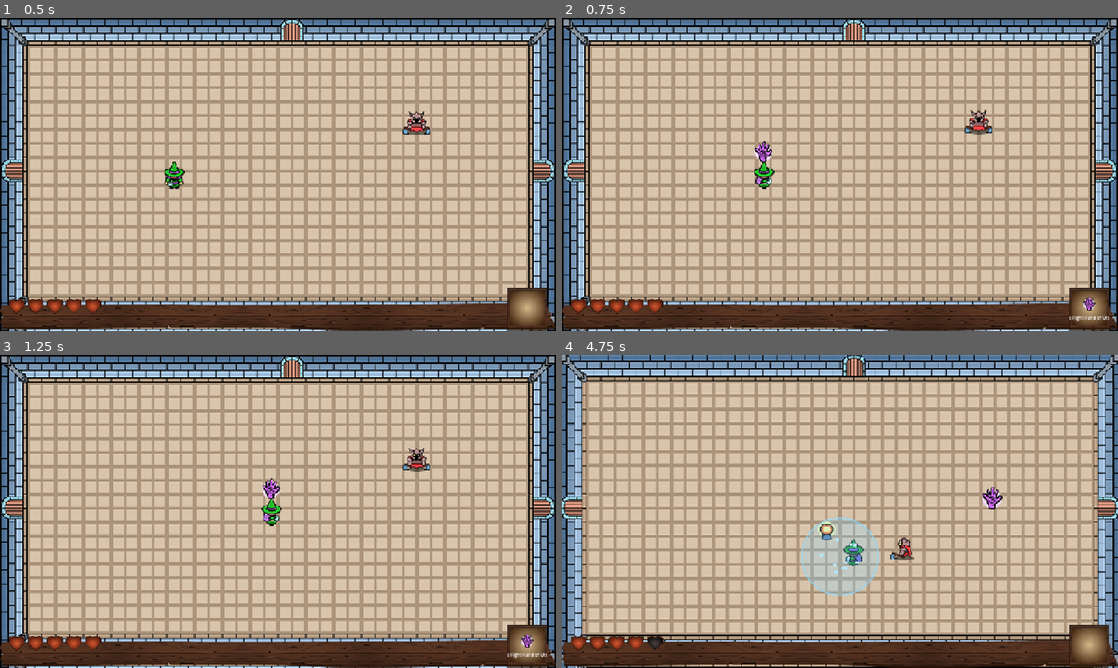
Above: before the commit, frames 1-4 (two rows, left to right).
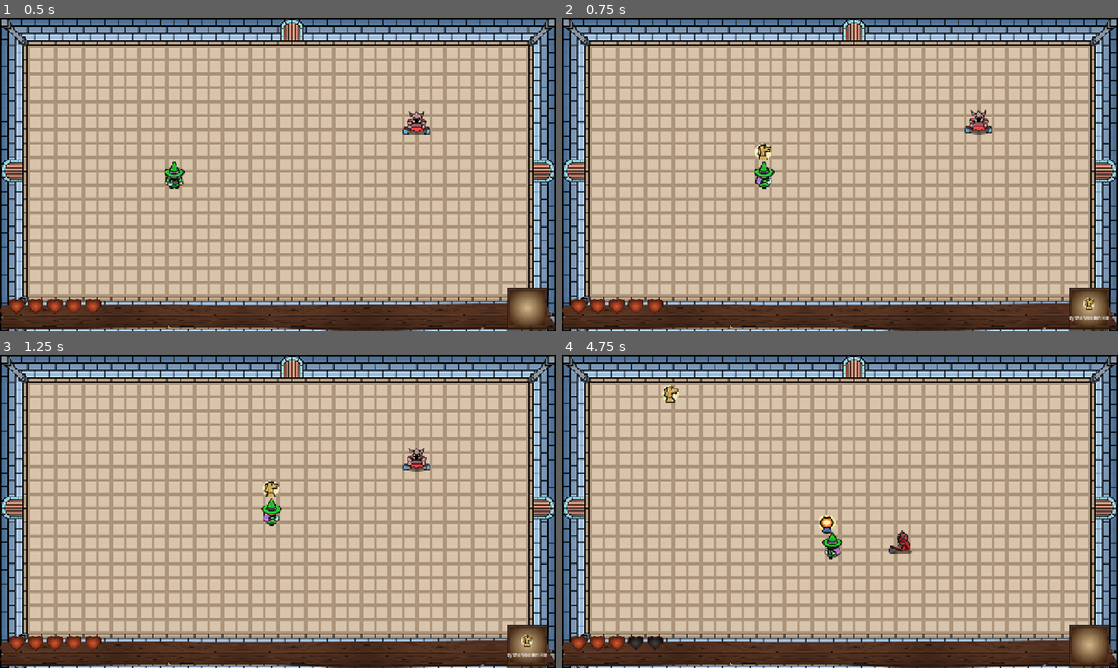
Above: after the commit, the same moments.

Repository: caiooliveira-tech/The-Bag-of-Holding
Game: Godot game, scene res://rooms/room_01.tscn
Same seed, same stepped clock (60 frames per second), same inputs: the game is played once before the commit and once after it.
Inputs:
- Up to frame 1 (0.5 s): no input
- Up to frame 2 (0.75 s): hold D (move_right) from 0.53 s (still down); hold Space (attack) from 0.53 s (still down)
- Up to frame 3 (1.25 s): keep holding D (move_right); keep holding Space (attack)
- Up to frame 4 (4.75 s): release D (move_right) at 1.28 s; release Space (attack) at 1.28 s; hold S (move_down) 1.28-2.03 s; tap Space (attack) at 1.35, 3.05, 4.35 s; hold D (move_right) 2.03-2.78 s; hold Space (attack) 2.03-2.78 s; tap Q (dash) at 2.1 s; hold W (move_up) 2.78-3.53 s; tap E (special) at 2.85 s; hold Space (attack) 3.53-4.28 s; hold A (move_left) from 3.53 s (still down)

Frame 1 is identical in both runs. In frame 2, 0.3% of the frame differs, in the area x 34-99%, y 39-97%; in frame 3, 0.3%; in frame 4, 35%, in the area x 0-100%, y 0-100%.

Commit message:
Items: Left Hand of Ursula (knockback) + Troy the Wooden Horse (L-charge)
Specs 011 + 012, pulled forward from the post-MVP cut list.

Left Hand of Ursula (Spec 011):
- New KnockbackAreaEffect subclass - framework untouched again - shoves
  every character in radius away from the blast center (player included)
- Player and Enemy gain apply_knockback(); enemy decays _knockback in
  movement like the player already did
- 3s / 1-tile radius; purple ring + shove particles; medium camera shake
- Sheet icon (192, 64)

Troy the Wooden Horse (Spec 012):
- A normal bomb (countdown/blink/despawn) whose THROW is an L-charge
  instead of a 2-tile hop: charge_on_throw on MagicItemResource, raycast
  wall detection + one 90-degree turn toward open space, stop at the 2nd wall
- Contact damage once per target while charging; launch grace so the
  thrower isn't hit at spawn (the L-return can still hit them - pillar 4)
- effect is null; _trigger guards it. Sheet icon (192, 96). L verified visually
- Both added to item_pool.tres (draw pool now 4 items)
- Smoke test +3 checks (knockback shove, Troy contact, Troy charge) - 27/27 PASS

Co-Authored-By: Claude Fable 5 <noreply@anthropic.com>

Diff:
--- a/entities/enemies/enemy.gd
+++ b/entities/enemies/enemy.gd
@@ -14,9 +14,13 @@
 
 var hits_remaining: int = 0
 
+## Knockback decay (Spec 011): shared feel with the player's hit-knockback.
+const KNOCKBACK_DECAY: float = 900.0
+
 var _active: bool = true
 var _dying: bool = false
 var _bob_time: float = 0.0
+var _knockback: Vector2 = Vector2.ZERO
 var _facing: Vector2 = Vector2.DOWN
 var _player: Player
 var _attack_timer: float = 0.0
@@ -67,6 +71,9 @@
 			_attack()
 	if velocity != Vector2.ZERO:
 		_facing = velocity.normalized()
+	# Knockback rides on top of intended movement, then decays (Spec 011).
+	velocity += _knockback
+	_knockback = _knockback.move_toward(Vector2.ZERO, KNOCKBACK_DECAY * delta)
 	move_and_slide()
 	_update_animation()
 	_update_idle_bob(delta)
@@ -76,6 +83,11 @@
 ## Inactive enemies still take damage — only behavior is paused.
 func set_active(value: bool) -> void:
 	_active = value
+
+
+## Shove impulse (Spec 011, Left Hand of Ursula), decays in movement.
+func apply_knockback(impulse: Vector2) -> void:
+	_knockback = impulse
 
 
 func is_frozen() -> bool:
--- a/entities/player/player.gd
+++ b/entities/player/player.gd
@@ -101,6 +101,11 @@
 	return _facing_marker.global_position
 
 
+## Shove impulse (Spec 011, Left Hand of Ursula), decays in movement.
+func apply_knockback(impulse: Vector2) -> void:
+	_knockback = impulse
+
+
 func take_damage(amount: int, source: Node) -> void:
 	var from_enemy := source != null and source.is_in_group("enemies")
 	# Dash and post-hit i-frames block enemy damage only — never the player's
--- a/systems/bag/item_pool.tres
+++ b/systems/bag/item_pool.tres
@@ -1,10 +1,12 @@
-[gd_resource type="Resource" script_class="ItemPoolResource" load_steps=5 format=3]
+[gd_resource type="Resource" script_class="ItemPoolResource" load_steps=7 format=3]
 
 [ext_resource type="Script" path="res://systems/bag/item_pool_resource.gd" id="1"]
 [ext_resource type="Script" path="res://systems/magic_items/magic_item_resource.gd" id="2"]
 [ext_resource type="Resource" path="res://systems/magic_items/fire_orb.tres" id="3"]
 [ext_resource type="Resource" path="res://systems/magic_items/right_hand_of_ursula.tres" id="4"]
+[ext_resource type="Resource" path="res://systems/magic_items/left_hand_of_ursula.tres" id="5"]
+[ext_resource type="Resource" path="res://systems/magic_items/troy_wooden_horse.tres" id="6"]
 
 [resource]
 script = ExtResource("1")
-items = Array[ExtResource("2")]([ExtResource("3"), ExtResource("4")])
+items = Array[ExtResource("2")]([ExtResource("3"), ExtResource("4"), ExtResource("5"), ExtResource("6")])
--- a/systems/juice/game_camera.gd
+++ b/systems/juice/game_camera.gd
@@ -50,6 +50,9 @@
 func _on_item_effect_triggered(_id: StringName, _pos: Vector2, kind: StringName) -> void:
 	if kind == &"area_damage":
 		add_trauma(explosion_trauma)
+	elif kind == &"knockback_area":
+		# Forceful shove — a medium shake, below a full explosion.
+		add_trauma(explosion_trauma * 0.7)
 	elif kind == &"freeze_area":
 		# Cold, not violent: a quick zoom-in and back instead of a shake.
 		_zoom_punch()
--- /dev/null
+++ b/systems/magic_items/effects/knockback_area_effect.gd
@@ -0,0 +1,50 @@
+## knockback_area effect_type (Left Hand of Ursula, Spec 011).
+## Shoves every character in radius away from the blast center. Affects the
+## player too (pillar 4). A new subclass — the base framework is untouched.
+class_name KnockbackAreaEffect
+extends MagicItemEffect
+
+const IMPACT_BURST: GDScript = preload("res://systems/juice/impact_burst.gd")
+const EXPANDING_RING: GDScript = preload("res://systems/juice/expanding_ring.gd")
+
+## Bodies are treated as points; pad the radius so a body visually touching
+## the circle still counts (half a graybox body).
+const TARGET_PADDING_PX: float = 12.0
+
+@export var radius_tiles: float = 1.0
+@export var knockback_speed: float = 520.0
+
+
+func effect_kind() -> StringName:
+	return &"knockback_area"
+
+
+func preview_radius_tiles() -> float:
+	return radius_tiles
+
+
+func execute(item: Node2D) -> Array[Node]:
+	var radius_px: float = GameState.tiles(radius_tiles) + TARGET_PADDING_PX
+	var affected: Array[Node] = []
+	var targets: Array[Node] = item.get_tree().get_nodes_in_group("enemies")
+	targets.append_array(item.get_tree().get_nodes_in_group("player"))
+	for target in targets:
+		var body := target as Node2D
+		if body == null or body.global_position.distance_to(item.global_position) > radius_px:
+			continue
+		var away := (body.global_position - item.global_position)
+		var dir := away.normalized() if away.length() > 1.0 else Vector2.DOWN
+		affected.append(target)
+		if target.is_in_group("enemies"):
+			(target as Enemy).apply_knockback(dir * knockback_speed)
+		else:
+			(target as Player).apply_knockback(dir * knockback_speed)
+	var ring := EXPANDING_RING.new() as Node2D
+	item.get_tree().current_scene.add_child(ring)
+	ring.global_position = item.global_position
+	ring.setup(radius_px, Color(0.9, 0.4, 0.8))
+	var burst := IMPACT_BURST.new() as CPUParticles2D
+	item.get_tree().current_scene.add_child(burst)
+	burst.global_position = item.global_position
+	burst.burst(Color(0.9, 0.5, 0.85), 12)
+	return affected
--- /dev/null
+++ b/systems/magic_items/left_hand_of_ursula.tres
@@ -0,0 +1,23 @@
+[gd_resource type="Resource" script_class="MagicItemResource" load_steps=5 format=3]
+
+[ext_resource type="Script" path="res://systems/magic_items/magic_item_resource.gd" id="1"]
+[ext_resource type="Script" path="res://systems/magic_items/effects/knockback_area_effect.gd" id="2"]
+[ext_resource type="Texture2D" path="res://entities/SHEETS_SHOELACE_INIMIGOS_ITENS_PROJETIL.png" id="3"]
+
+[sub_resource type="AtlasTexture" id="left_hand_icon"]
+atlas = ExtResource("3")
+region = Rect2(192, 64, 32, 32)
+
+[sub_resource type="Resource" id="left_hand_effect"]
+script = ExtResource("2")
+radius_tiles = 1.0
+knockback_speed = 520.0
+
+[resource]
+script = ExtResource("1")
+id = &"left_hand_of_ursula"
+display_name = "The Left Hand of Ursula"
+graybox_color = Color(0.9, 0.45, 0.8, 1)
+appearance = SubResource("left_hand_icon")
+activation_time_seconds = 3.0
+effect = SubResource("left_hand_effect")
--- a/systems/magic_items/magic_item.gd
+++ b/systems/magic_items/magic_item.gd
@@ -20,6 +20,11 @@
 const KICK_SPIN_TURNS: float = 2.0
 const MARKER_PADDING_PX: float = 12.0
 const LANDING_MARKER: GDScript = preload("res://systems/juice/landing_marker.gd")
+# Troy the Wooden Horse (Spec 012): L-charge on throw.
+const CHARGE_SPEED: float = 340.0
+const CHARGE_CONTACT_PX: float = 18.0
+const CHARGE_DAMAGE: int = 1
+const CHARGE_TURN_PROBE_PX: float = 20.0
 
 var data: MagicItemResource
 var state: State = State.HELD
@@ -30,6 +35,11 @@
 # otherwise — the blink only needs `modulate`, so CanvasItem covers both.
 var _visual: CanvasItem
 var _marker: Node2D
+var _charging: bool = false
+var _charge_dir: Vector2 = Vector2.ZERO
+var _charge_turns_left: int = 1
+var _charge_hit: Array[Node] = []
+var _charge_start: Vector2 = Vector2.ZERO
 
 
 func setup(item_data: MagicItemResource) -> void:
@@ -66,7 +76,12 @@
 
 
 func is_kickable() -> bool:
-	return state != State.HELD and not _triggered
+	return state != State.HELD and not _triggered and not _charging
+
+
+func _physics_process(delta: float) -> void:
+	if _charging and not _triggered:
+		_charge_step(delta)
 
 
 func throw(direction: Vector2) -> void:
@@ -74,7 +89,12 @@
 		return
 	state = State.THROWN
 	reparent(get_tree().current_scene)
-	_fly(direction, GameState.tiles(2.0), 0.0)
+	if data.charge_on_throw:
+		_charging = true
+		_charge_dir = direction.normalized()
+		_charge_start = global_position
+	else:
+		_fly(direction, GameState.tiles(2.0), 0.0)
 
 
 ## Apprentice Boot redirect: +5 tiles, countdown untouched.
@@ -115,9 +135,62 @@
 		_visual.rotation = t * TAU * spin_turns
 
 
+## Troy's L-charge (Spec 012): move in the throw direction, turn 90° toward
+## open space at the first wall, stop at the second. Damages on contact; the
+## countdown still destroys it on time (handled in _process/_trigger).
+func _charge_step(delta: float) -> void:
+	var step := CHARGE_SPEED * delta
+	var space := get_world_2d().direct_space_state
+	var ahead := global_position + _charge_dir * (step + GRAYBOX_RADIUS_PX)
+	var query := PhysicsRayQueryParameters2D.create(global_position, ahead, 1)
+	if space.intersect_ray(query).is_empty():
+		global_position += _charge_dir * step
+	elif _charge_turns_left > 0:
+		_charge_turns_left -= 1
+		_charge_dir = _perpendicular_open(_charge_dir)
+	else:
+		_charging = false
+		state = State.LANDED
+	_charge_contact_damage()
+
+
+func _perpendicular_open(dir: Vector2) -> Vector2:
+	var space := get_world_2d().direct_space_state
+	var options: Array[Vector2] = [dir.orthogonal(), -dir.orthogonal()]
+	for option in options:
+		var probe := global_position + option * CHARGE_TURN_PROBE_PX
+		var query := PhysicsRayQueryParameters2D.create(global_position, probe, 1)
+		if space.intersect_ray(query).is_empty():
+			return option
+	return dir.orthogonal()
+
+
+func _charge_contact_damage() -> void:
+	var reach := CHARGE_CONTACT_PX + GRAYBOX_RADIUS_PX
+	var targets: Array[Node] = get_tree().get_nodes_in_group("enemies")
+	targets.append_array(get_tree().get_nodes_in_group("player"))
+	for target in targets:
+		if target in _charge_hit:
+			continue
+		var body := target as Node2D
+		if body == null or body.global_position.distance_to(global_position) > reach:
+			continue
+		if target.is_in_group("enemies"):
+			_charge_hit.append(target)
+			(target as Enemy).take_damage(CHARGE_DAMAGE)
+		# Launch grace: Troy leaving the thrower's hand doesn't hurt them, but
+		# if the L-path crosses back it does (pillar 4). Bypasses i-frames —
+		# it's the player's own item.
+		elif global_position.distance_to(_charge_start) > GameState.tiles(1.5):
+			_charge_hit.append(target)
+			(target as Player).take_damage(CHARGE_DAMAGE, self)
+
+
 func _spawn_landing_marker(target: Vector2) -> void:
 	if _marker != null and is_instance_valid(_marker):
 		_marker.queue_free()
+	if data.effect == null:
+		return
 	var radius_tiles: float = data.effect.preview_radius_tiles()
 	if radius_tiles <= 0.0:
 		return
@@ -150,12 +223,17 @@
 
 func _trigger() -> void:
 	_triggered = true
+	_charging = false
 	if _marker != null and is_instance_valid(_marker):
 		_marker.queue_free()
 	_visual.modulate = Color.WHITE
 	effect_triggered.emit(data.id, global_position)
-	EventBus.item_effect_triggered.emit(data.id, global_position, data.effect.effect_kind())
-	var affected: Array[Node] = data.effect.execute(self)
+	# Troy has no end-of-countdown area effect — it just despawns (Spec 012).
+	var kind: StringName = data.effect.effect_kind() if data.effect != null else &"none"
+	EventBus.item_effect_triggered.emit(data.id, global_position, kind)
+	var affected: Array[Node] = []
+	if data.effect != null:
+		affected = data.effect.execute(self)
 	effect_resolved.emit(data.id, affected)
 	queue_free()
 
--- a/systems/magic_items/magic_item_resource.gd
+++ b/systems/magic_items/magic_item_resource.gd
@@ -8,4 +8,8 @@
 @export var graybox_color: Color = Color.WHITE
 @export var appearance: Texture2D
 @export var activation_time_seconds: float = 3.0
+## Null for items whose danger isn't an end-of-countdown area effect (Troy,
+## Spec 012 — its damage is the contact charge; it just despawns on timeout).
 @export var effect: MagicItemEffect
+## Troy (Spec 012): thrown item charges in an L instead of the 2-tile hop.
+@export var charge_on_throw: bool = false
--- /dev/null
+++ b/systems/magic_items/troy_wooden_horse.tres
@@ -0,0 +1,17 @@
+[gd_resource type="Resource" script_class="MagicItemResource" load_steps=3 format=3]
+
+[ext_resource type="Script" path="res://systems/magic_items/magic_item_resource.gd" id="1"]
+[ext_resource type="Texture2D" path="res://entities/SHEETS_SHOELACE_INIMIGOS_ITENS_PROJETIL.png" id="2"]
+
+[sub_resource type="AtlasTexture" id="troy_icon"]
+atlas = ExtResource("2")
+region = Rect2(192, 96, 32, 32)
+
+[resource]
+script = ExtResource("1")
+id = &"troy_wooden_horse"
+display_name = "Troy the Wooden Horse"
+graybox_color = Color(0.8, 0.6, 0.3, 1)
+appearance = SubResource("troy_icon")
+activation_time_seconds = 4.0
+charge_on_throw = true
--- a/tests/smoke_test.gd
+++ b/tests/smoke_test.gd
@@ -8,6 +8,8 @@
 const ENEMY_SCENE: PackedScene = preload("res://entities/enemies/enemy1.tscn")
 const FIRE_ORB: MagicItemResource = preload("res://systems/magic_items/fire_orb.tres")
 const URSULA: MagicItemResource = preload("res://systems/magic_items/right_hand_of_ursula.tres")
+const LEFT_HAND: MagicItemResource = preload("res://systems/magic_items/left_hand_of_ursula.tres")
+const TROY: MagicItemResource = preload("res://systems/magic_items/troy_wooden_horse.tres")
 const ROOM_SCRIPT: GDScript = preload("res://rooms/room.gd")
 const DOOR_SCRIPT: GDScript = preload("res://rooms/door.gd")
 
@@ -129,6 +131,40 @@
 	player.take_damage(1, player)  # own item source is not in "enemies"
 	_check(player.health == hp0 - 2, "own damage ignores i-frames (health %d)" % player.health)
 
+	# ---- Section 5: Left Hand of Ursula knockback (Spec 011) ----
+	bag.pool = _pool_with(LEFT_HAND)
+	player.global_position = Vector2(320, 180)
+	var shoved := ENEMY_SCENE.instantiate() as Enemy
+	get_tree().current_scene.add_child(shoved)
+	shoved.freeze(30.0)  # no chase; knockback still applies while frozen
+	# Sits just right of where the item lands (2 tiles right of center).
+	shoved.global_position = Vector2(400, 180)
+	await _tap("move_right")
+	await _tap("attack")  # draw
+	await _tap("attack")  # throw right → lands ~384,180
+	var shoved_x0 := shoved.global_position.x
+	await _wait(3.3)  # Left Hand activation = 3 s
+	await _wait(0.2)
+	_check(shoved.global_position.x > shoved_x0 + 8.0,
+			"left hand shoved enemy outward (%.0f → %.0f)" % [shoved_x0, shoved.global_position.x])
+
+	# ---- Section 6: Troy the Wooden Horse L-charge (Spec 012) ----
+	bag.pool = _pool_with(TROY)
+	player.global_position = Vector2(320, 180)
+	var trampled := ENEMY_SCENE.instantiate() as Enemy
+	get_tree().current_scene.add_child(trampled)
+	trampled.freeze(30.0)
+	trampled.global_position = Vector2(500, 180)  # in the rightward charge path
+	var trampled_hp := trampled.hits_remaining
+	await _tap("move_right")
+	await _tap("attack")  # draw Troy
+	await _tap("attack")  # throw → charges right
+	var troy := get_tree().get_first_node_in_group("magic_items") as MagicItem
+	await _wait(0.7)
+	_check(trampled.hits_remaining < trampled_hp, "troy damaged an enemy in its charge path")
+	_check(troy != null and troy.global_position.distance_to(Vector2(320, 180)) > 100.0,
+			"troy charged well past a normal 2-tile throw")
+
 	if _failures == 0:
 		print("SMOKE PASS: fire orb + ursula core loops OK")
 	else:
Binary file added: assets/ui/btn_active.png
Binary file added: assets/ui/btn_inactive.png
Binary file changed: entities/SHEETS_SHOELACE_INIMIGOS_ITENS_PROJETIL.png
Not shown, changed: docs/context/progress-tracker.md
Not shown, added: docs/specs/011-left-hand-of-ursula.md
Not shown, added: docs/specs/012-troy-wooden-horse.md
